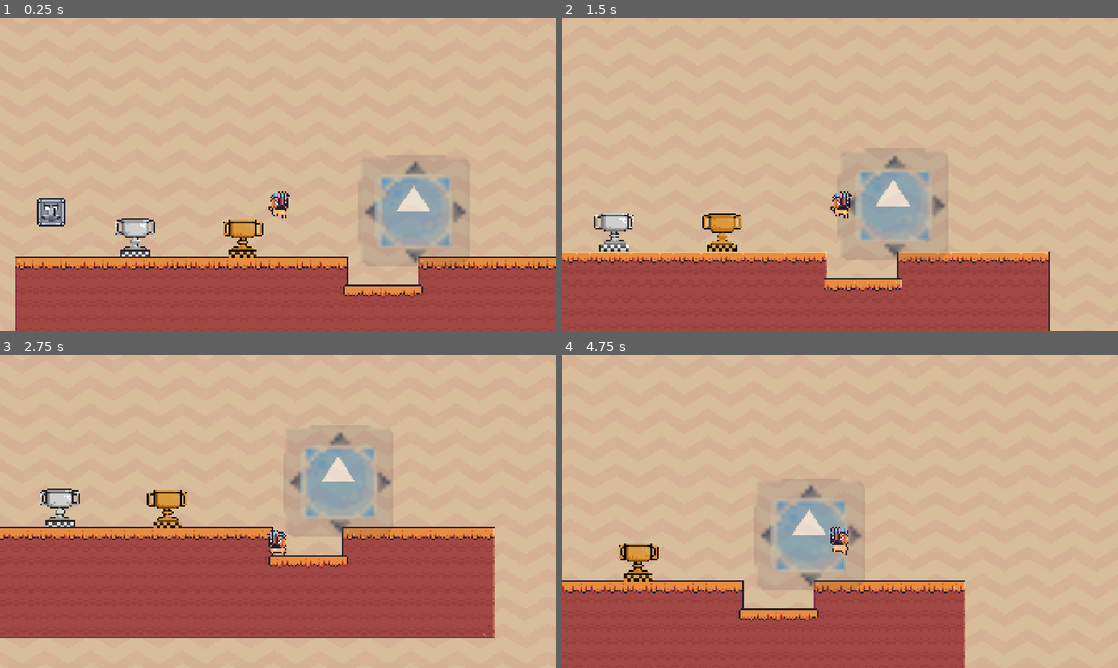
Above: before the commit, frames 1-4 (two rows, left to right).
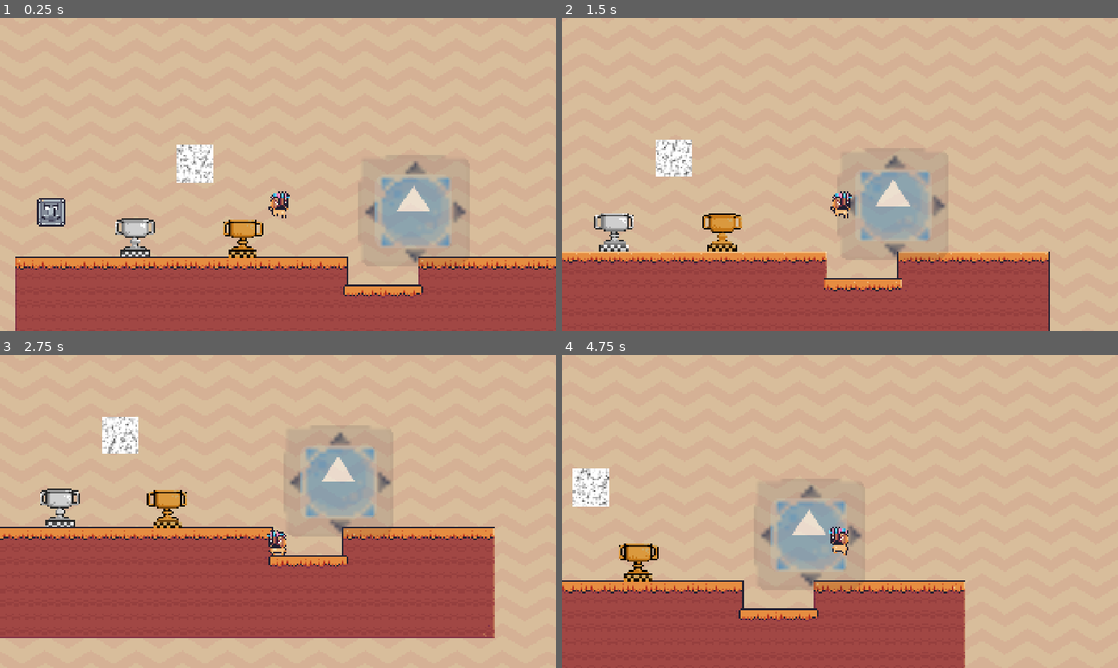
Above: after the commit, the same moments.

Repository: Nhanth123/shader-godot
Game: Godot game, scene res://scenes/common_techniques.tscn
Same seed, same stepped clock (60 frames per second), same inputs: the game is played once before the commit and once after it. The engine's default icon, where the game draws it, is replaced by a stand-in: a white triangle on a blue panel in a dark square.
Inputs:
- Up to frame 1 (0.25 s): no input
- Up to frame 2 (1.5 s): hold D (move_right) from 0.53 s (still down); tap Space (jump) at 0.77 s
- Up to frame 3 (2.75 s): tap Space (jump) at 1.52 s; release D (move_right) at 2.03 s; hold A (move_left) from 2.03 s (still down)
- Up to frame 4 (4.75 s): release A (move_left) at 2.78 s; hold D (move_right) 2.78-4.28 s; tap Space (jump) at 3.02, 3.77, 4.52 s; hold A (move_left) from 4.28 s (still down)

The runs differ from the first frame. In frame 1, 0.8% of the frame differs, in the area x 31-39%, y 40-53%; in frame 2, 0.8%; in frame 3, 0.8%; in frame 4, 0.8%.

Commit message:
Teture scrolling

Diff:
--- a/scenes/common_techniques.tscn
+++ b/scenes/common_techniques.tscn
@@ -15,6 +15,7 @@
 [ext_resource type="Shader" uid="uid://c0hfoo32qs08l" path="res://shaders/masking.gdshader" id="13_hyy88"]
 [ext_resource type="Texture2D" uid="uid://cy2v7a43pqpd8" path="res://assets/other/Spiked Ball.png" id="14_v7i2p"]
 [ext_resource type="Texture2D" uid="uid://drtyf876rx425" path="res://icon.svg" id="15_v7i2p"]
+[ext_resource type="Shader" uid="uid://cuewaexhs5ecn" path="res://shaders/distrortion.gdshader" id="16_ir1eb"]
 
 [sub_resource type="ShaderMaterial" id="ShaderMaterial_kak6i"]
 shader = ExtResource("4_xth1f")
@@ -251,6 +252,25 @@
 shader = ExtResource("13_hyy88")
 shader_parameter/mask_text = ExtResource("14_v7i2p")
 
+[sub_resource type="FastNoiseLite" id="FastNoiseLite_ir1eb"]
+frequency = 0.0198
+
+[sub_resource type="NoiseTexture2D" id="NoiseTexture2D_ir1eb"]
+seamless = true
+noise = SubResource("FastNoiseLite_ir1eb")
+
+[sub_resource type="FastNoiseLite" id="FastNoiseLite_ow30b"]
+
+[sub_resource type="NoiseTexture2D" id="NoiseTexture2D_ow30b"]
+noise = SubResource("FastNoiseLite_ow30b")
+
+[sub_resource type="ShaderMaterial" id="ShaderMaterial_ow30b"]
+shader = ExtResource("16_ir1eb")
+shader_parameter/offset1 = Vector2(0.1, 0.1)
+shader_parameter/offset2 = Vector2(0.2, 0.2)
+shader_parameter/noise_texture1 = SubResource("NoiseTexture2D_ir1eb")
+shader_parameter/noise_texture2 = SubResource("NoiseTexture2D_ow30b")
+
 [node name="CommonTechniques" type="Node2D"]
 script = ExtResource("1_0ugy3")
 
@@ -312,3 +332,9 @@
 position = Vector2(1042, 318)
 scale = Vector2(3, 3)
 texture = ExtResource("15_v7i2p")
+
+[node name="Distrortion" type="Sprite2D" parent="."]
+texture_repeat = 2
+material = SubResource("ShaderMaterial_ow30b")
+position = Vector2(287, 160)
+texture = ExtResource("15_v7i2p")
--- /dev/null
+++ b/shaders/distrortion.gdshader
@@ -0,0 +1,18 @@
+shader_type canvas_item;
+
+uniform vec2 offset1 = vec2(0.1);
+uniform vec2 offset2 = vec2(0.2);
+
+uniform sampler2D noise_texture1: repeat_enable;
+uniform sampler2D noise_texture2: repeat_enable;
+
+void fragment()
+{
+	vec4 noise_color1 = texture(noise_texture1, UV + offset1 * TIME);
+	vec4 noise_color2 = texture(noise_texture2, UV + offset2 * TIME);
+
+	float final_noise = noise_color1.r + noise_color2.r;
+	vec4 final_color = vec4(vec3(final_noise), 1.0);
+
+	COLOR = final_color;
+}
Not shown: 1 places in scenes/common_techniques.tscn that only renumber resources
Not shown, added: shaders/distrortion.gdshader.uid
